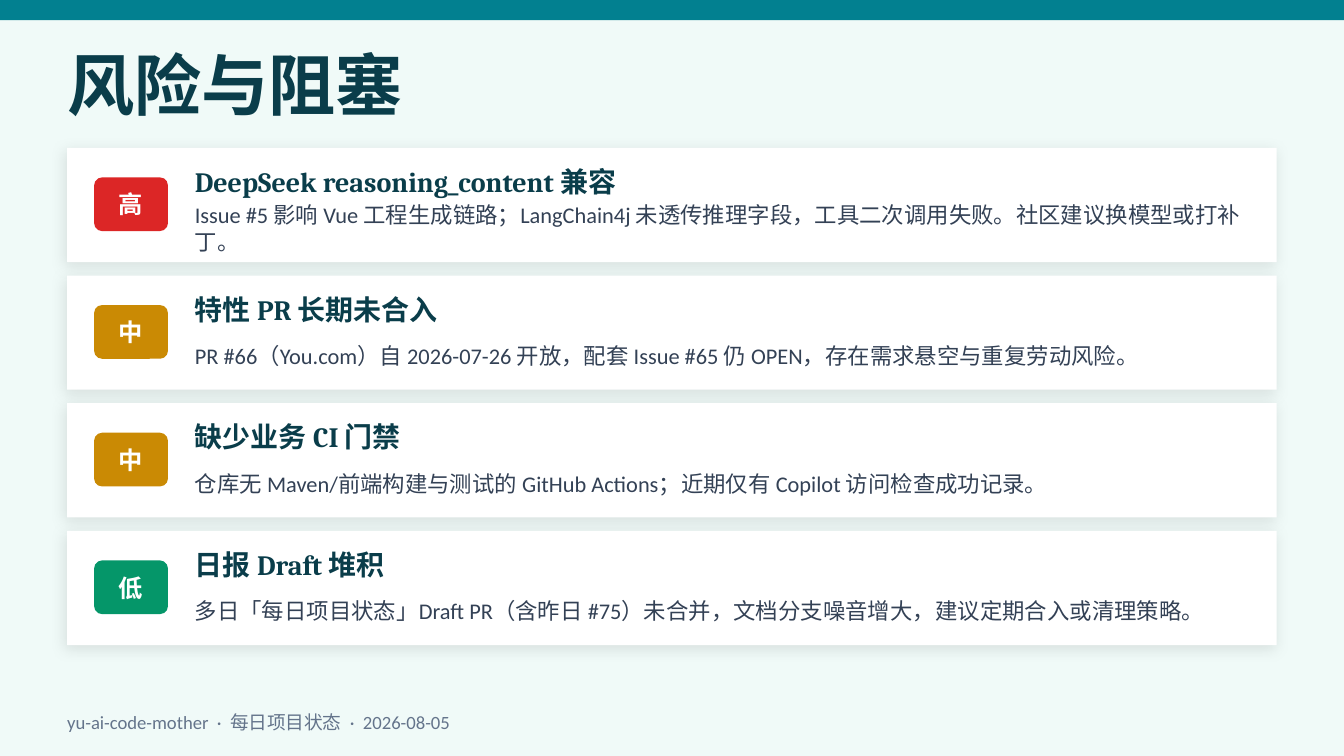
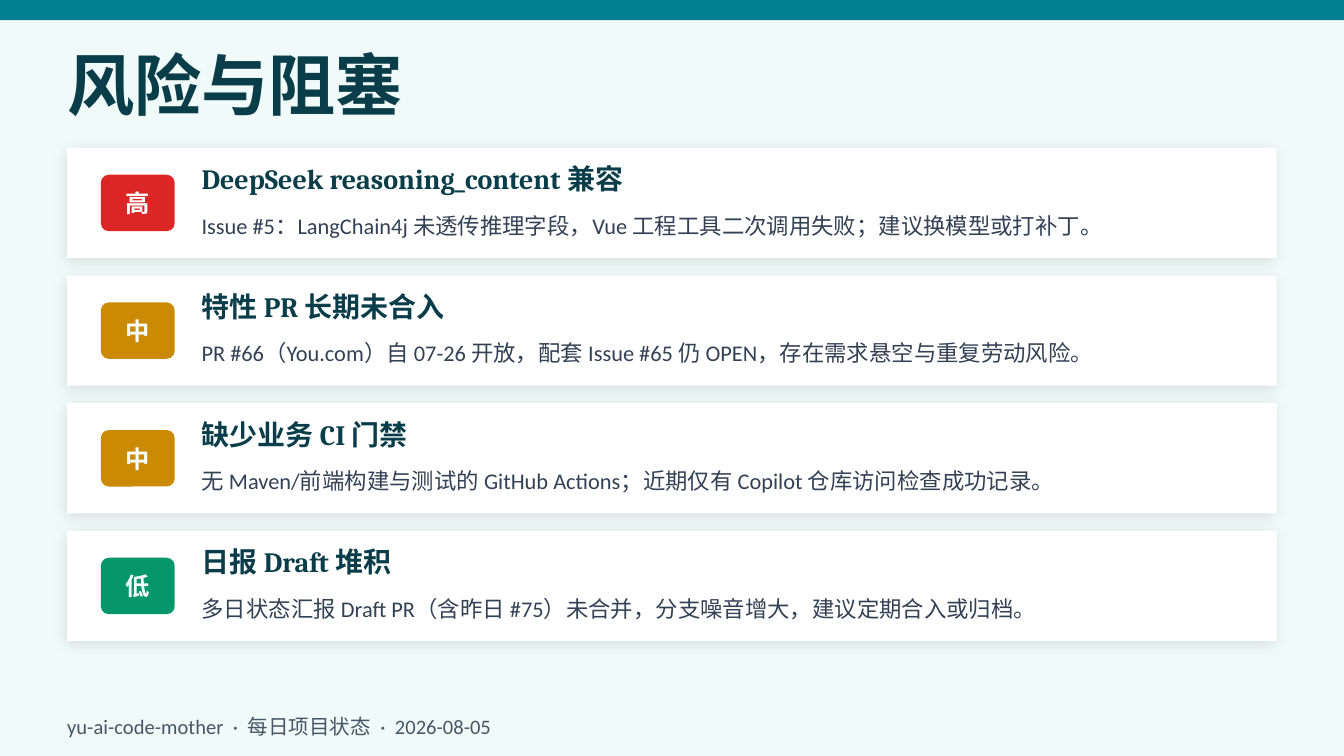
Before and after one commit to liyupi/yu-ai-code-mother, a slide deck: slide 7 of docs/reports/project-status-2026-08-05.pptx. Drawn at 1344x756 pixels with LibreOffice and Linux fonts; fonts in the diff are those of the drawing. Boxes give left, top, right and bottom in pixels: in the first picture for what was removed or moved away, otherwise in the second. Text is boxed around its words. In the diff, an @@ line names an element or a change of style, - is before the commit and + after.

```diff
--- a/docs/reports/project-status-2026-08-05.pptx
+++ b/docs/reports/project-status-2026-08-05.pptx
@@ rectangle: place and size @@
-rectangle at bbox=[67, 148, 1277, 262]
+rectangle at bbox=[67, 148, 1277, 258]
@@ 2 texts, 2 rounded rectangles: place and size @@
-2 texts, 2 rounded rectangles at bbox=[94, 177, 168, 614]
+2 texts, 2 rounded rectangles at bbox=[101, 175, 175, 614]
@@ text "DeepSeek reasoning_content 兼容": place and size @@
-text "DeepSeek reasoning_content 兼容" at bbox=[195, 168, 616, 198]
+text "DeepSeek reasoning_content 兼容" at bbox=[202, 165, 623, 195]
@@ text at bbox=[202, 215, 1103, 238]: text changed @@
-Issue #5 影响 Vue 工程生成链路；LangChain4j 未透传推理字段，工具二次调用失败。社区建议换模型或打补丁。
+Issue #5：LangChain4j 未透传推理字段，Vue 工程工具二次调用失败；建议换模型或打补丁。
@@ rectangle: place and size @@
-rectangle at bbox=[67, 276, 1277, 390]
+rectangle at bbox=[67, 276, 1277, 386]
@@ text "特性 PR 长期未合入": place and size @@
-text "特性 PR 长期未合入" at bbox=[195, 296, 438, 323]
+text "特性 PR 长期未合入" at bbox=[202, 293, 445, 320]
@@ text at bbox=[202, 342, 1093, 363]: text changed @@
-PR #66（You.com）自 2026-07-26 开放，配套 Issue #65 仍 OPEN，存在需求悬空与重复劳动风险。
+PR #66（You.com）自 07-26 开放，配套 Issue #65 仍 OPEN，存在需求悬空与重复劳动风险。
@@ rectangle: place and size @@
-rectangle at bbox=[67, 403, 1277, 517]
+rectangle at bbox=[67, 403, 1277, 513]
@@ text "缺少业务 CI 门禁": place and size @@
-text "缺少业务 CI 门禁" at bbox=[195, 423, 401, 450]
+text "缺少业务 CI 门禁" at bbox=[202, 421, 408, 448]
@@ 2 texts, 2 rounded rectangles: place and size @@
-2 texts, 2 rounded rectangles at bbox=[94, 305, 168, 487]
+2 texts, 2 rounded rectangles at bbox=[101, 302, 175, 487]
@@ proportions changed in 4 elements at bbox=[101, 558, 175, 614], bbox=[101, 175, 175, 231], bbox=[101, 302, 175, 359], bbox=[101, 430, 175, 487] @@
@@ text at bbox=[202, 470, 1054, 493]: text changed @@
-仓库无 Maven/前端构建与测试的 GitHub Actions；近期仅有 Copilot 访问检查成功记录。
+无 Maven/前端构建与测试的 GitHub Actions；近期仅有 Copilot 仓库访问检查成功记录。
@@ rectangle: place and size @@
-rectangle at bbox=[67, 531, 1277, 645]
+rectangle at bbox=[67, 531, 1277, 641]
@@ text "日报 Draft 堆积": place and size @@
-text "日报 Draft 堆积" at bbox=[195, 551, 384, 578]
+text "日报 Draft 堆积" at bbox=[202, 548, 391, 575]
@@ text at bbox=[202, 598, 1036, 619]: text changed @@
-多日「每日项目状态」Draft PR（含昨日 #75）未合并，文档分支噪音增大，建议定期合入或清理策略。
+多日状态汇报 Draft PR（含昨日 #75）未合并，分支噪音增大，建议定期合入或归档。
@@ text "yu-ai-code-mother · 每日项目状态 · 2026-08-05" at bbox=[67, 716, 491, 738]: size 10 to 11 pt, text colour #64748B to #475569 @@
```
Also in this commit, not shown: 9 other slides changed.
